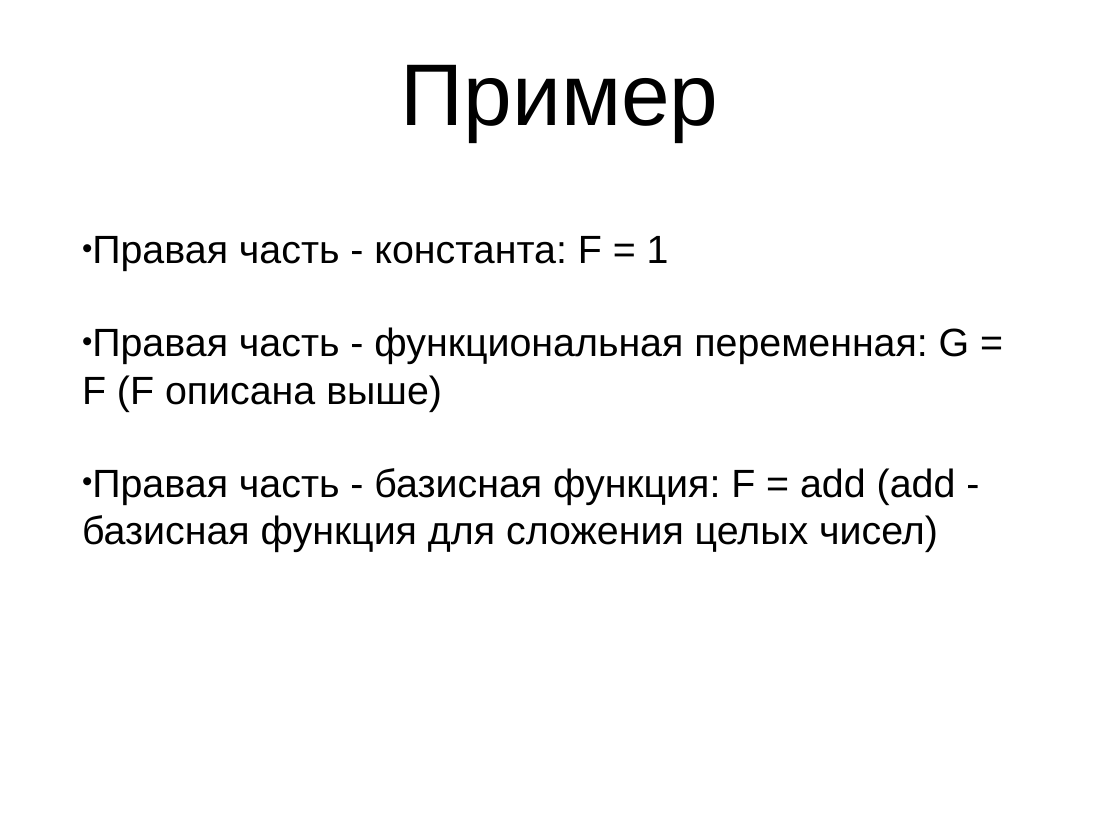
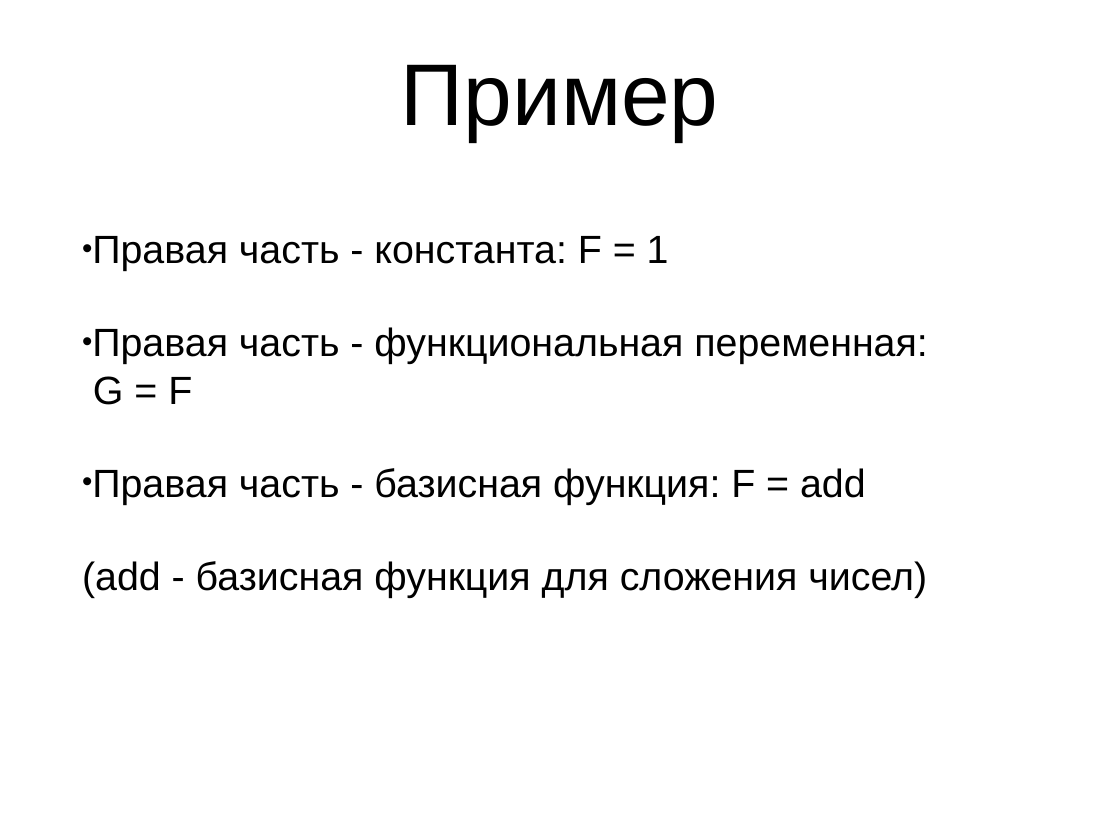
Before and after one commit to Zumisha/Parallel-Programming, a slide deck: slide 8 of Документация/fptl.ppt. Drawn at 1120x840 pixels with LibreOffice and Linux fonts; fonts in the diff are those of the drawing. Boxes give left, top, right and bottom in pixels: in the first picture for what was removed or moved away, otherwise in the second. Text is boxed around its words. In the diff, an @@ line names an element or a change of style, - is before the commit and + after.

```diff
--- a/Документация/fptl.ppt
+++ b/Документация/fptl.ppt
@@ text at <box>82,327,927,598</box>: text changed @@
-• Правая часть - функциональная переменная: G = F (F описана выше)
-• Правая часть - базисная функция: F = add (add - базисная функция для сложения целых чисел)
+• Правая часть - функциональная переменная: G = F
+• Правая часть - базисная функция: F = add
+(add - базисная функция для сложения чисел)
```
Also in this commit, not shown: 11 other slides changed, 1 slide added, 1 slide removed.
